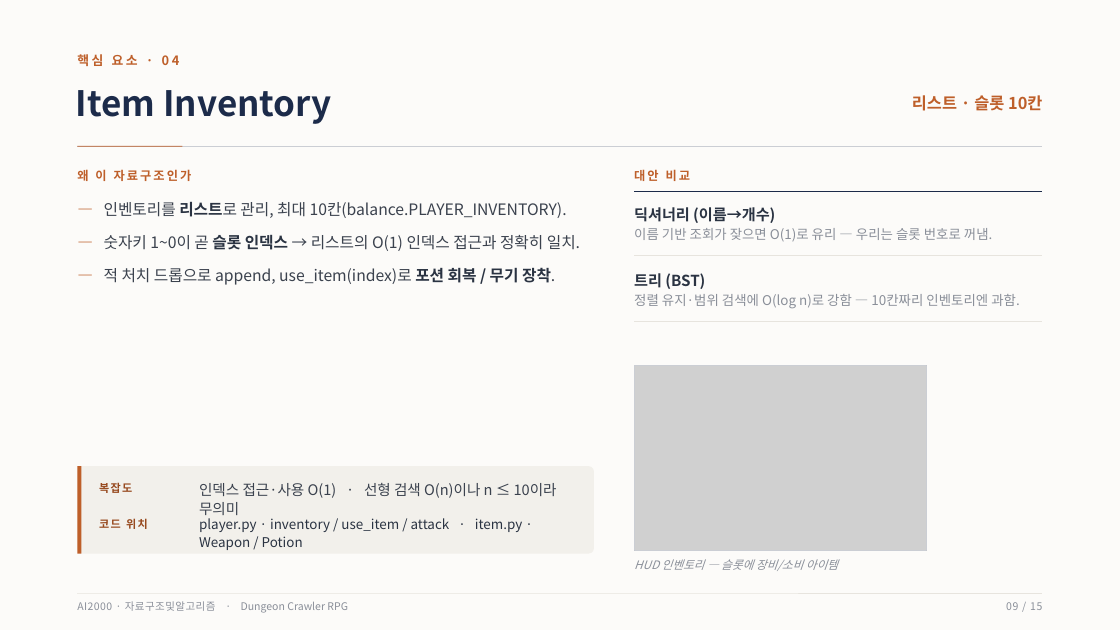
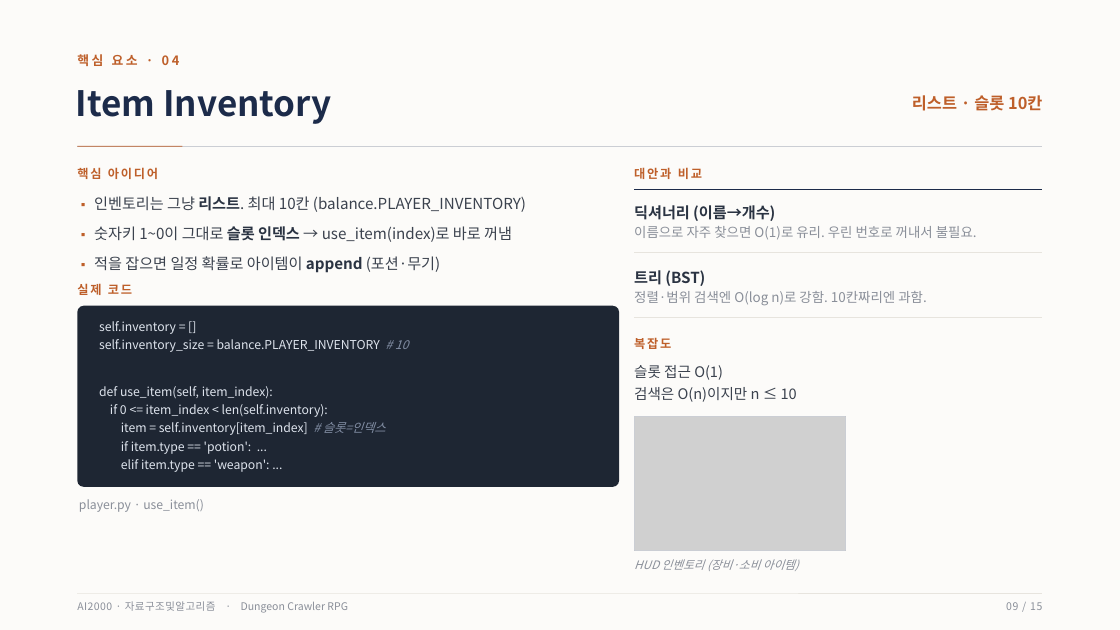
Before and after one commit to chcj5w0/DSA_Dungeon_Project, a slide deck: slide 9 of DSA_Project_평가발표.pptx. Drawn at 1120x630 pixels with LibreOffice and Linux fonts; fonts in the diff are those of the drawing; grey boxes stand for pictures. Boxes give left, top, right and bottom in pixels: in the first picture for what was removed or moved away, otherwise in the second. Text is boxed around its words. In the diff, an @@ line names an element or a change of style, - is before the commit and + after.

```diff
--- a/DSA_Project_평가발표.pptx
+++ b/DSA_Project_평가발표.pptx
@@ text at [77,167,158,179]: text changed @@
-왜 이 자료구조인가
+핵심 아이디어
@@ text at [634,167,702,179]: text changed @@
-대안 비교
+대안과 비교
@@ text at [94,196,526,273]: text changed; size 13.5 to 13 pt @@
-— 인벤토리를 리스트로 관리, 최대 10칸(balance.PLAYER_INVENTORY).
-— 숫자키 1~0이 곧 슬롯 인덱스 → 리스트의 O(1) 인덱스 접근과 정확히 일치.
-— 적 처치 드롭으로 append, use_item(index)로 포션 회복 / 무기 장착.
+▪ 인벤토리는 그냥 리스트. 최대 10칸 (balance.PLAYER_INVENTORY)
+▪ 숫자키 1~0이 그대로 슬롯 인덱스 → use_item(index)로 바로 꺼냄
+▪ 적을 잡으면 일정 확률로 아이템이 append (포션·무기)
@@ elbow line (634, 190) - (1043, 190): route changed @@
@@ text at [634,226,977,240]: text changed @@
-이름 기반 조회가 잦으면 O(1)로 유리 — 우리는 슬롯 번호로 꺼냄.
+이름으로 자주 찾으면 O(1)로 유리. 우린 번호로 꺼내서 불필요.
@@ elbow line (634, 253) - (1043, 253): route changed @@
@@ text added at [77,283,132,295], 10.5 pt, text #BE5F2A, bold @@
+실제 코드
@@ text at [634,291,926,305]: text changed @@
-정렬 유지·범위 검색에 O(log n)로 강함 — 10칸짜리 인벤토리엔 과함.
+정렬·범위 검색엔 O(log n)로 강함. 10칸짜리엔 과함.
@@ rounded rectangle added at [77,306,619,487], fill #1E2633 @@
@@ text added at [99,321,409,472], 10.5 pt, text #DDE3EC @@
+self.inventory = []
+self.inventory_size = balance.PLAYER_INVENTORY # 10
+def use_item(self, item_index):
+if 0 <= item_index < len(self.inventory):
+item = self.inventory[item_index] # 슬롯=인덱스
+if item.type == 'potion': ...
+elif item.type == 'weapon': ...
@@ elbow line moved from (634, 322) - (1043, 322) to (634, 318) - (1043, 318) @@
@@ text "복잡도": place and size @@
-text "복잡도" at [99,482,132,493]
+text "복잡도" at [634,337,671,349]
@@ text "복잡도" at [634,337,671,349]: size 9.5 to 10.5 pt, text colour #97491E to #BE5F2A, letter spacing 1.2 to 1.6 pt @@
@@ text added at [634,365,797,402], 12.5 pt, text #3B424E @@
+슬롯 접근 O(1)
+검색은 O(n)이지만 n ≤ 10
@@ picture: place and size @@
-picture at [634,365,927,550]
+picture at [634,417,845,550]
@@ rectangle: place and size @@
-rectangle at [634,365,927,550]
+rectangle at [634,417,845,550]
@@ rounded rectangle removed at [77,466,594,554] @@
@@ rectangle removed at [77,466,82,554] @@
@@ text at [79,499,204,512]: text changed; size 11.5 to 10.5 pt; text colour #2A3342 to #8A8F99 @@
-player.py · inventory / use_item / attack · item.py · Weapon / Potion
+player.py · use_item()
@@ text removed at [199,483,557,519] @@
-인덱스 접근·사용 O(1) · 선형 검색 O(n)이나 n ≤ 10이라 무의미
@@ text removed at [99,518,148,529] @@
-코드 위치
@@ text at [634,559,799,571]: text changed @@
-HUD 인벤토리 — 슬롯에 장비/소비 아이템
+HUD 인벤토리 (장비·소비 아이템)
```
Also in this commit, not shown: 14 other slides changed, 10 other files.
